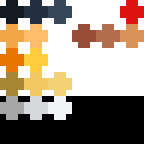
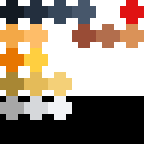
Layer changes from the first 144×144 image to the second:
painted on "Layer 2" over 24, 0, 96, 96
